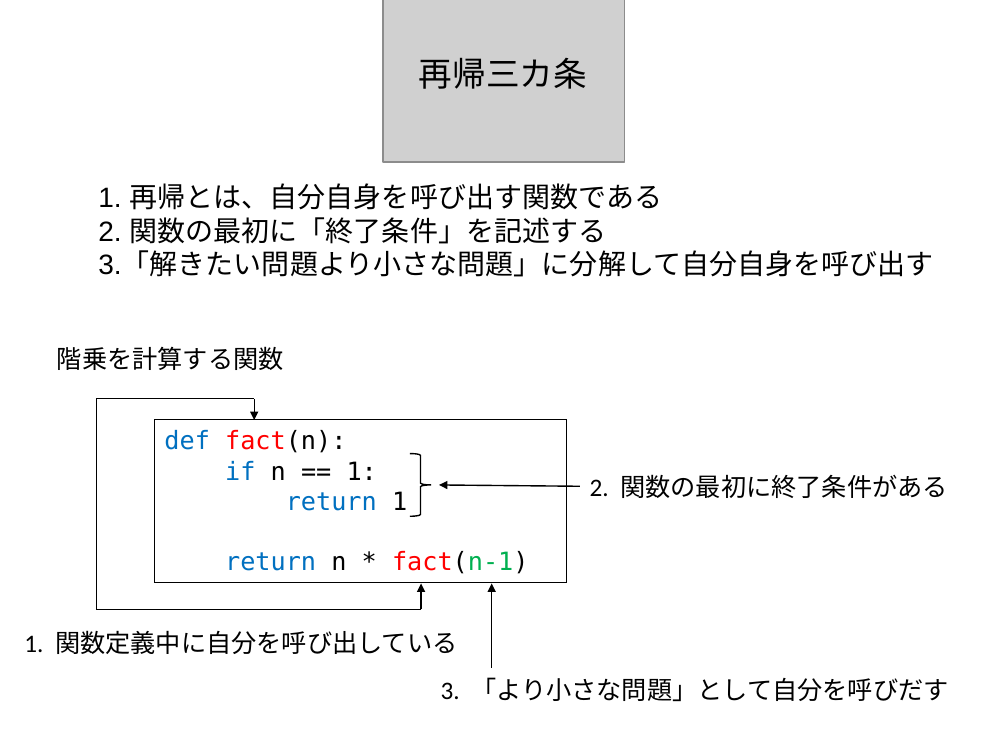
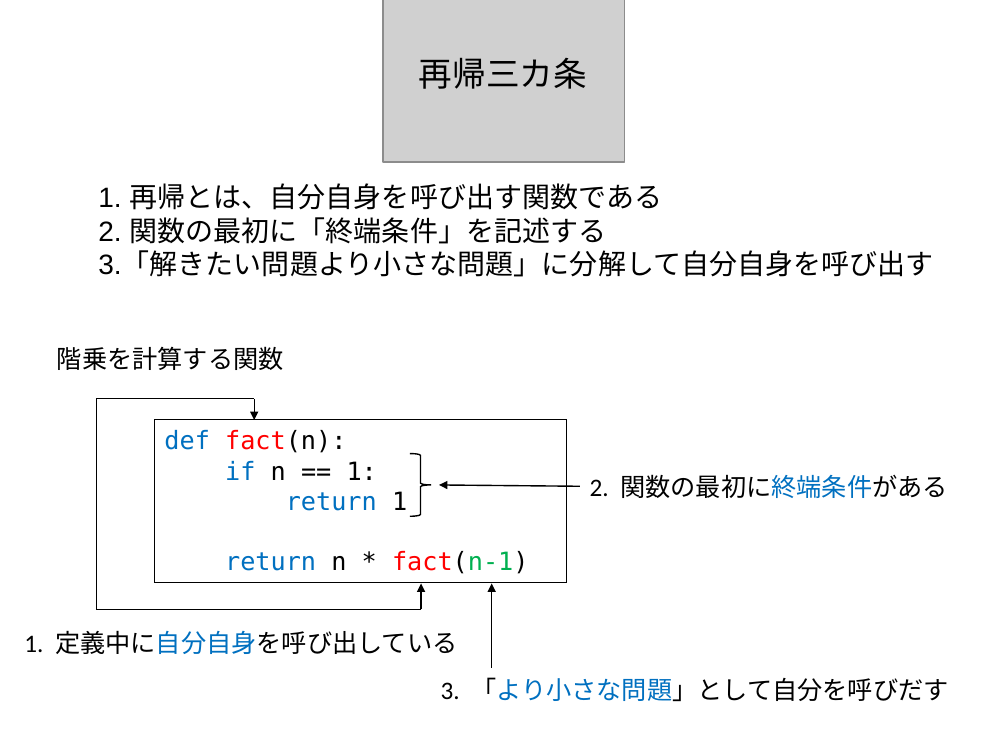
Before and after one commit to kaityo256/python_zero, a slide deck: slide 2 of recursion/fig/fig.pptx. Drawn at 1008x756 pixels with LibreOffice and Linux fonts; fonts in the diff are those of the drawing; grey boxes stand for pictures. Boxes give left, top, right and bottom in pixels: in the first picture for what was removed or moved away, otherwise in the second. Text is boxed around its words. In the diff, an @@ line names an element or a change of style, - is before the commit and + after.

```diff
--- a/recursion/fig/fig.pptx
+++ b/recursion/fig/fig.pptx
@@ text at <box>98,217,607,244</box>: text changed @@
-2. 関数の最初に「終了条件」を記述する
+2. 関数の最初に「終端条件」を記述する
@@ text at <box>590,474,948,498</box>: text changed @@
-2. 関数の最初に終了条件がある
+2. 関数の最初に終端条件がある
@@ text at <box>24,630,457,654</box>: text changed @@
-1. 関数定義中に自分を呼び出している
+1. 定義中に自分自身を呼び出している
@@ text "3. 「より小さな問題」として自分を呼びだす" at <box>441,677,949,702</box>: text colour #000000 to #0070C0 in "「より小さな問題」として自分を呼びだす" @@
```
Also in this commit, not shown: 1 slide added, 8 other files.
